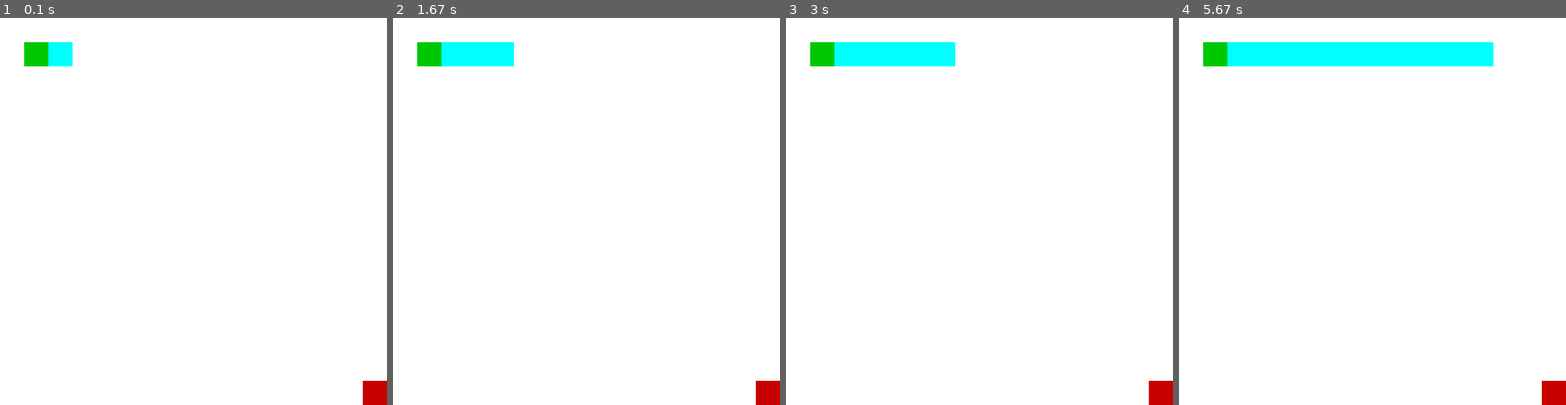
Above: before the commit, frames 1-4 (left to right).
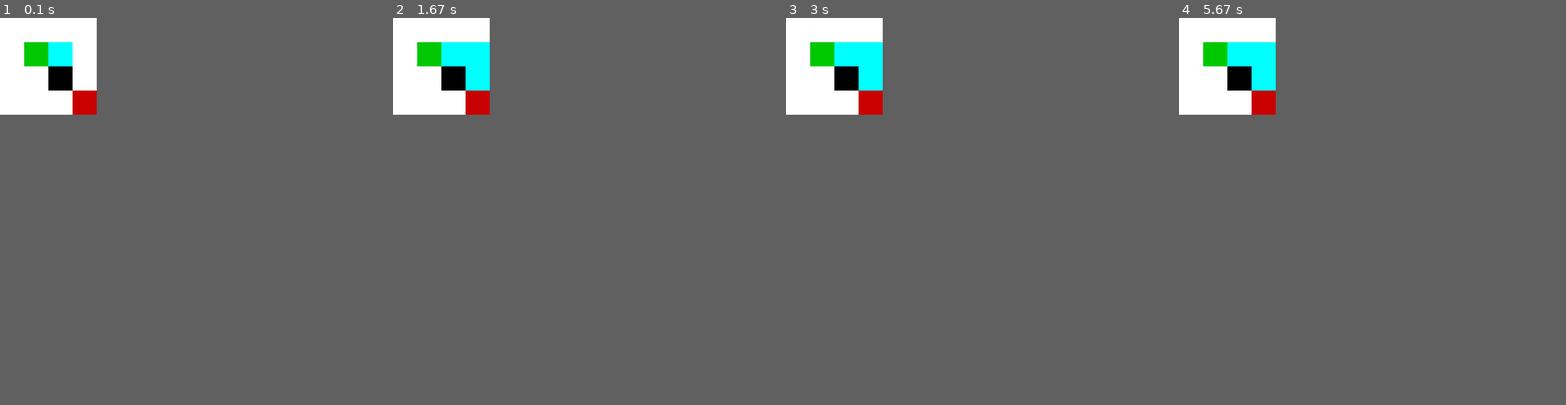
Above: after the commit, the same moments.

Repository: vaibhav02kadam/MP_RBE550
Game: pygame game, started from flat_land/solution/flat_land.py
The game is run twice, just before and just after one commit, with the same random seed, the same clock (stepped at 60 frames per second) and the same inputs.
Inputs:
- Up to frame 1 (0.1 s): no input
- Up to frame 2 (1.67 s): no input
- Up to frame 3 (3 s): no input
- Up to frame 4 (5.67 s): no input
The window is 800x800 before the commit and 200x200 after it. Grey fills any space a smaller window leaves; there, only what the larger window draws over its background counts as a difference.

The runs differ from the first frame. In frame 1, 1.2% of the frame differs, in the area x 12-100%, y 12-100%; in frame 2, 2.0%; in frame 3, 2.7%; in frame 4, 5.1%, in the area x 12-100%, y 6-100%.

Commit message:
BUG REPORTED: Robot getting into obstacles

Diff:
--- a/flat_land/solution/env_utils.py
+++ b/flat_land/solution/env_utils.py
@@ -3,8 +3,8 @@
 import math
 
 #Grid params
-grid_width = 16
-grid_height = 16
+grid_width = 4
+grid_height = 4
 block_size = 50
 
 #Screen params
--- a/flat_land/solution/flat_land.py
+++ b/flat_land/solution/flat_land.py
@@ -16,7 +16,7 @@
 
     #Generate grid N x N
     grid = Grid(screen, grid_width, grid_height, block_size, tetro)
-    # grid.getObstacles()
+    grid.getObstacles()
     grid.drawGrid()
 
     #TODO
--- a/flat_land/solution/search_path.py
+++ b/flat_land/solution/search_path.py
@@ -21,7 +21,6 @@
         self.path = []
 
     def findPath(self):
-        c = 0
 
         self.adj_list = self.grid.getAdjacentNodes()
 
@@ -51,7 +50,7 @@
                     self.level[node_] = self.level[u] + 1
                     self.queue.put(node_)
 
-        print(self.bfs_trasversal_output)
+        # print(self.bfs_trasversal_output)
 
         while self.target is not None:
             self.path.append(self.target)
@@ -59,7 +58,7 @@
 
         self.path.reverse()
 
-        print("Path got",self.path)
+        # print("Path got",self.path)
         self.path.pop(0)
         self.path.pop(len(self.path)-1)
 
@@ -79,3 +78,11 @@
         self.source  = source
         self.target = target
         self.grid_env = grid_env
+
+
+
+class RandomPlanner:
+    def __init__(self, source, target, grid_env) -> None:
+        self.source  = source
+        self.target = target
+        self.grid_env = grid_env
